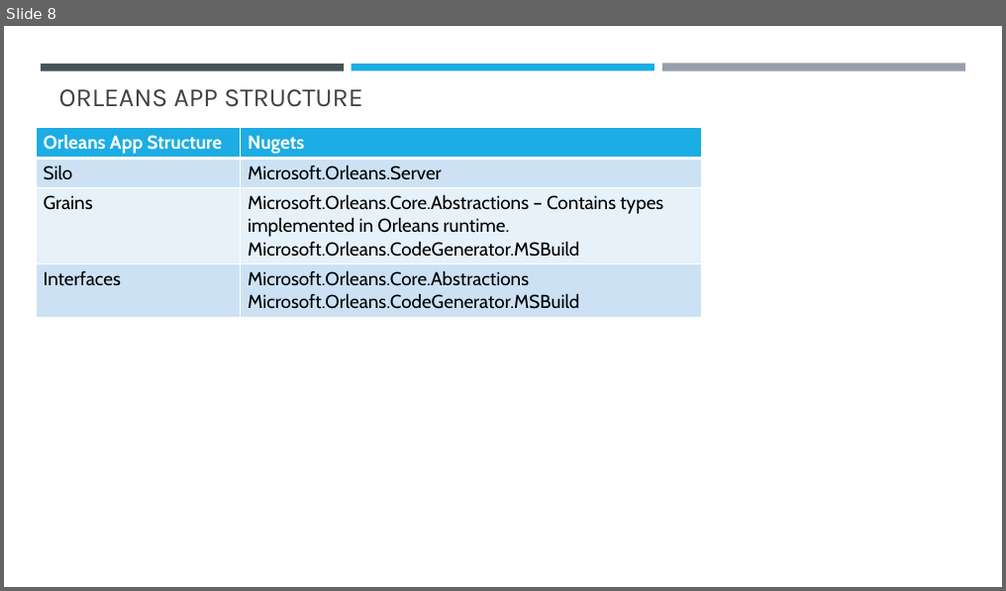
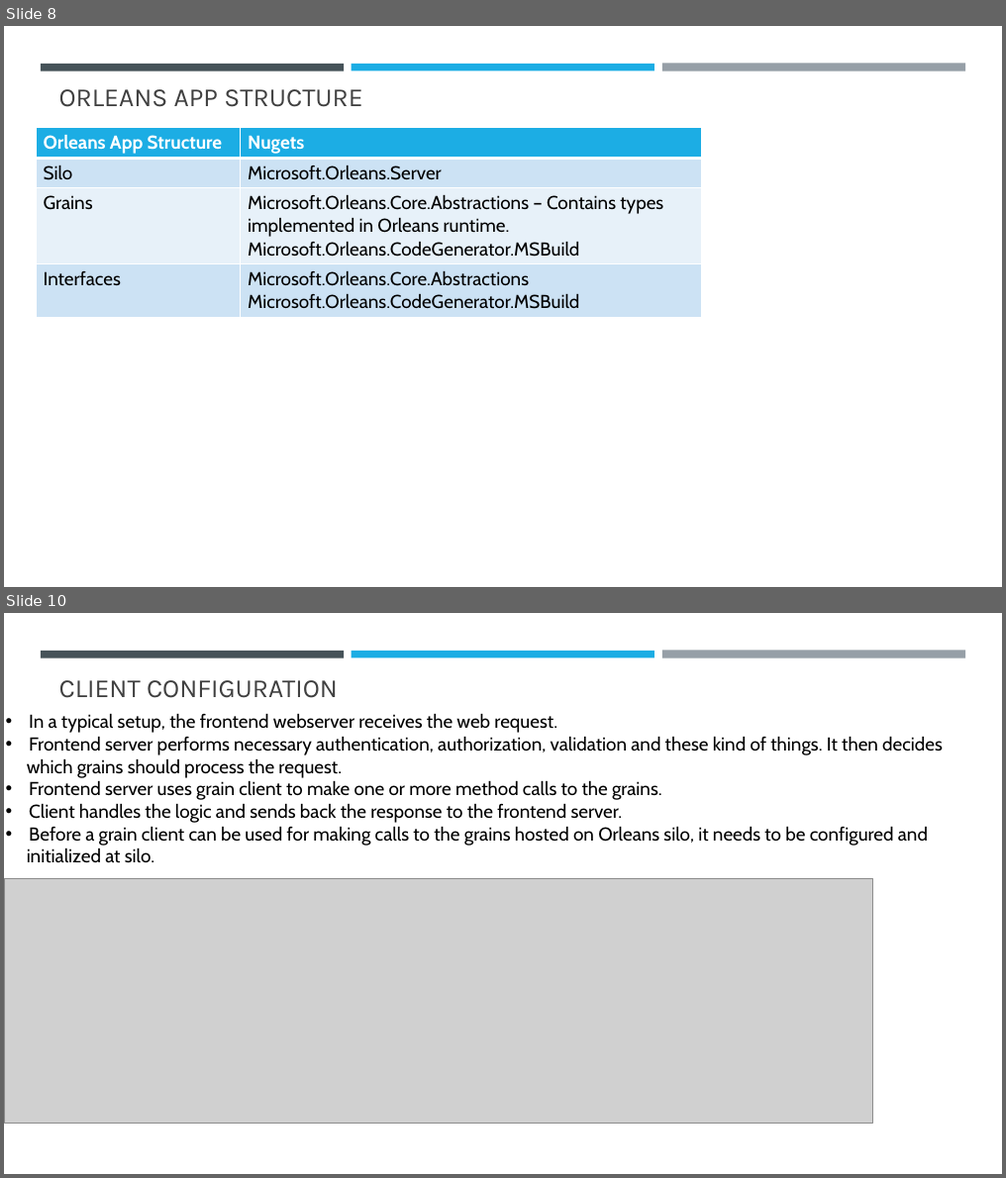
Before and after one commit to sansindia85/Orleans, a slide deck: Presentation/Microsoft Orleans.pptx. Shown one above the other, each under a label of ours: slide 8 before the commit, slides 8 and 10 after it; the slides between them are not shown. The pictures are 1006x591 and 1006x1178 pixels, drawn with LibreOffice and Linux fonts; fonts in the diff are those of the drawing; grey boxes stand for pictures. Boxes give left, top, right and bottom in pixels: in the first picture for what was removed or moved away, otherwise in the second. Text is boxed around its words. In the diff, an @@ line names an element or a change of style, - is before the commit and + after.

Commit message:
Grain with IntegerKey

```diff
--- a/Presentation/Microsoft Orleans.pptx
+++ b/Presentation/Microsoft Orleans.pptx
@@ slide 10 added at [4, 613, 1002, 1174], background #FFFFFF; not listed: 3 template elements that a slide beside it also shows @@
@@ title added at [59, 680, 338, 698], 25.2 pt, text #404040 @@
+CLIENT CONFIGURATION
@@ text added at [27, 713, 943, 863], 18 pt, text #000000 @@
+• In a typical setup, the frontend webserver receives the web request.
+• Frontend server performs necessary authentication, authorization, validation and these kind of things. It then decides
+which grains should process the request.
+• Frontend server uses grain client to make one or more method calls to the grains.
+• Client handles the logic and sends back the response to the frontend server.
+• Before a grain client can be used for making calls to the grains hosted on Orleans silo, it needs to be configured and
+initialized at silo.
@@ picture added at [4, 878, 872, 1124] @@
```
Also in this commit, not shown: 3 other slides added, 10 other files.
